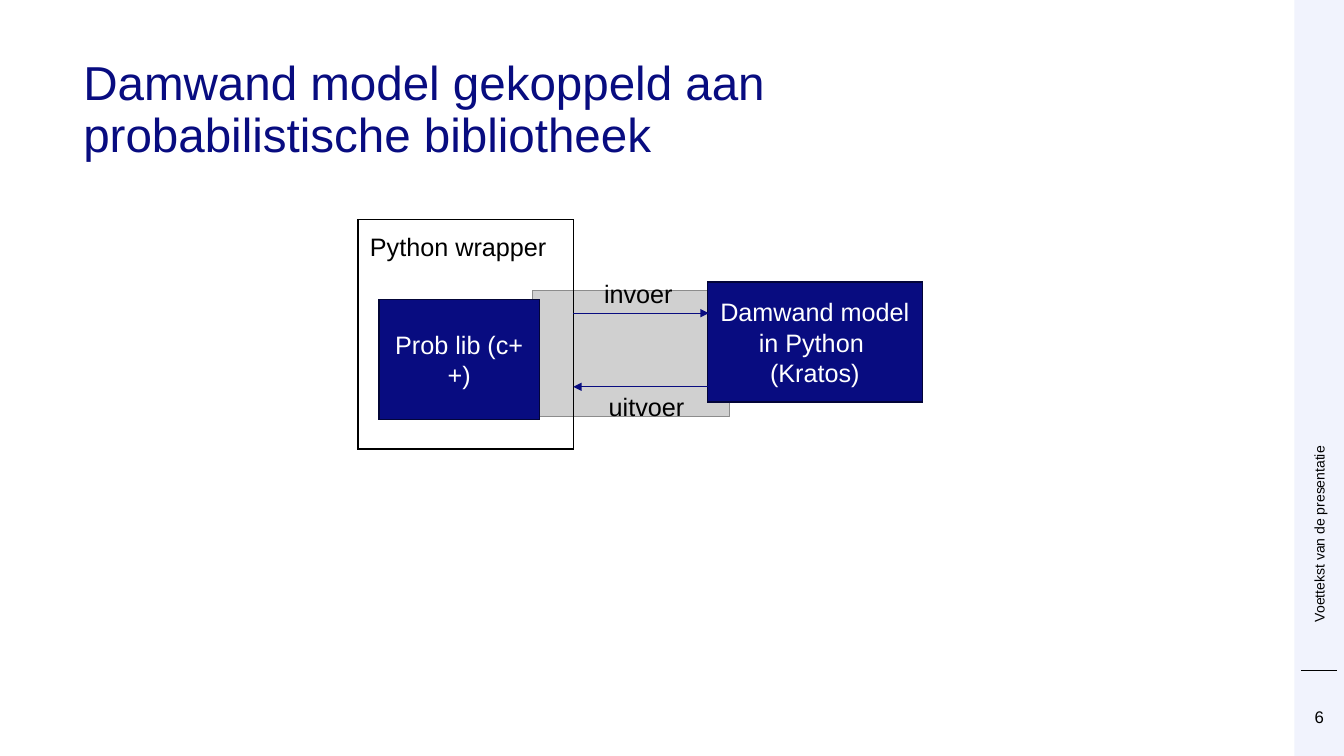
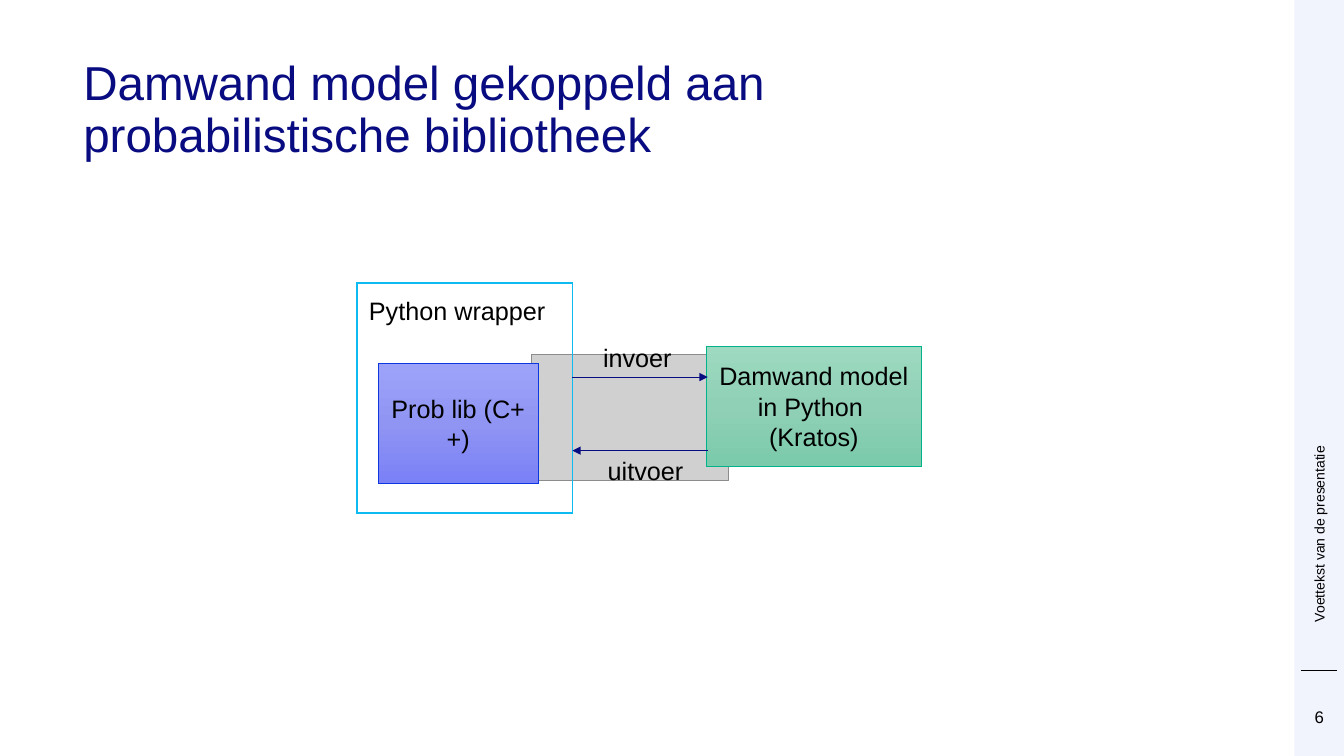
Before and after one commit to Deltares/ProbabilisticLibrary, a slide deck: slide 6 of sources/Deltares.Probabilistic.PWrapper.Examples/kratos/Prob Kratos DSD.pptx. Drawn at 1344x756 pixels with LibreOffice and Linux fonts; fonts in the diff are those of the drawing; grey boxes stand for pictures; background and template pictures are left out. Boxes give left, top, right and bottom in pixels: in the first picture for what was removed or moved away, otherwise in the second. Text is boxed around its words. In the diff, an @@ line names an element or a change of style, - is before the commit and + after.

```diff
--- a/sources/Deltares.Probabilistic.PWrapper.Examples/kratos/Prob Kratos DSD.pptx
+++ b/sources/Deltares.Probabilistic.PWrapper.Examples/kratos/Prob Kratos DSD.pptx
@@ 3 rectangles, 3 texts, 2 arrows, 1 picture: place and size @@
-3 rectangles, 3 texts, 2 arrows, 1 picture at [358, 219, 923, 449]
+3 rectangles, 3 texts, 2 arrows, 1 picture at [357, 283, 922, 513]
@@ rectangle at [357, 283, 572, 513]: outline #000000 1 pt to #0EBBF0 1 pt @@
@@ rectangle "Damwand model in Python" at [707, 346, 922, 466]: text colour #FFFFFF to #000000; fill #080C80 to gradient #9DDAC1 to #90D1B7 to #7CCBAD; outline #040538 1 pt to #00B389 0.5 pt @@
@@ rectangle "Prob lib (C++)" at [378, 363, 538, 483]: fill #080C80 to gradient #9EA3FA to #9096F3 to #7C82F7; outline #040538 1 pt to #0D38E0 0.5 pt @@
@@ text in rectangle at [391, 399, 525, 424]: text changed; text colour #FFFFFF to #000000 @@
-Prob lib (c++)
+Prob lib (C++)
```
Also in this commit, not shown: 15 other slides changed, 3 slides added.
